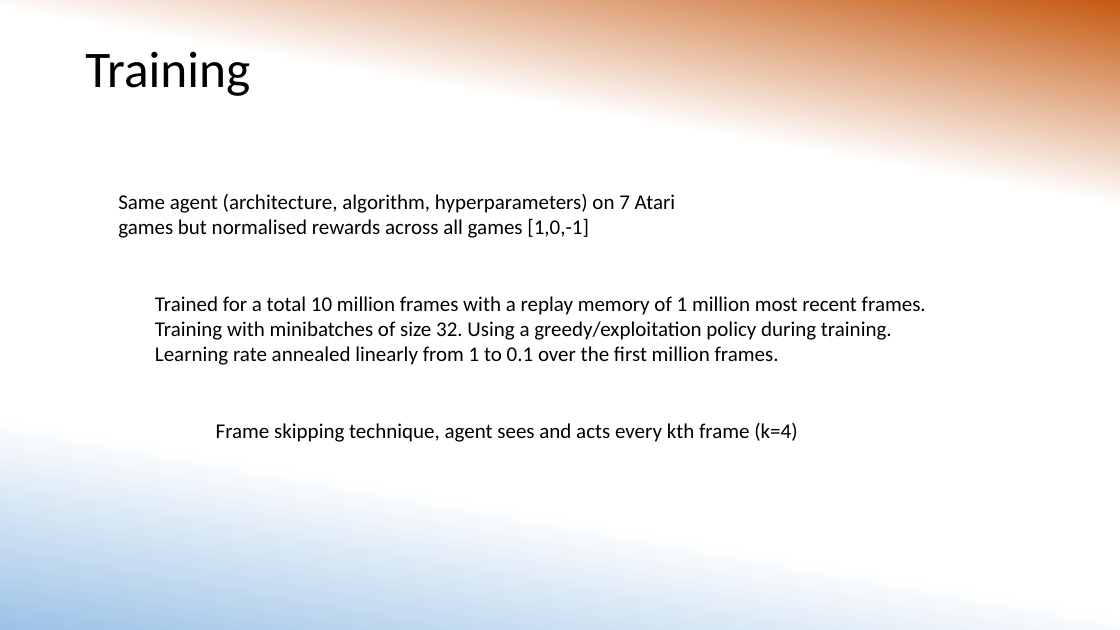
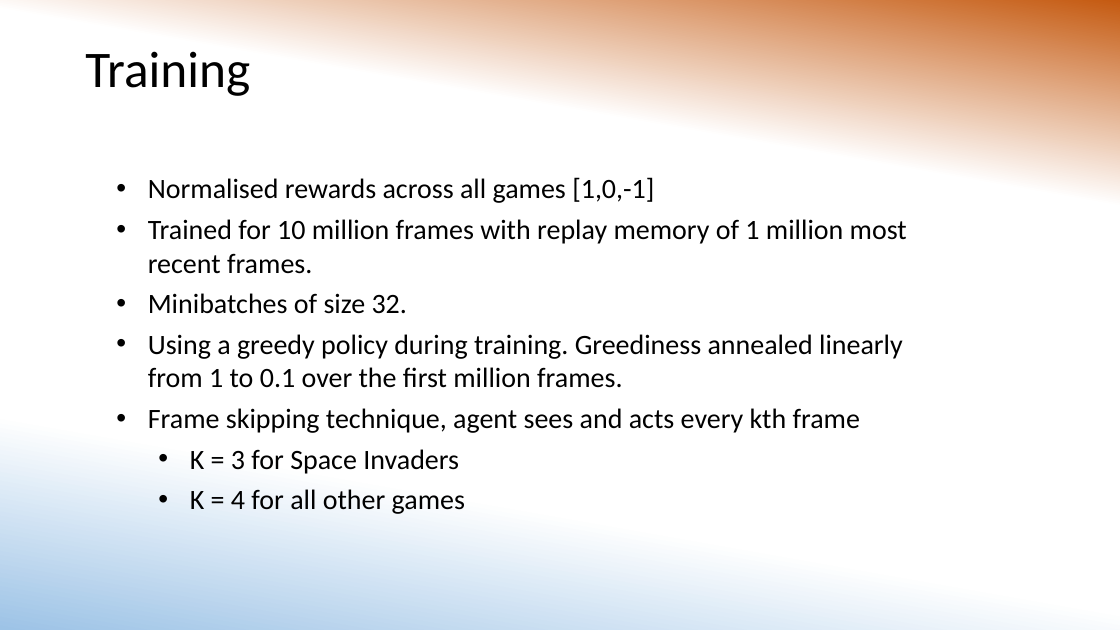
Before and after one commit to MorganMWJ/sem1020-paper-presentations, a slide deck: slide 8 of DQN/dqn_slides.pptx. Drawn at 1120x630 pixels with LibreOffice and Linux fonts; fonts in the diff are those of the drawing. Boxes give left, top, right and bottom in pixels: in the first picture for what was removed or moved away, otherwise in the second. Text is boxed around its words. In the diff, an @@ line names an element or a change of style, - is before the commit and + after.

Commit message:
finished slides

```diff
--- a/DQN/dqn_slides.pptx
+++ b/DQN/dqn_slides.pptx
@@ text at (148,177,907,514): text changed; size 18 to 24 pt @@
-Trained for a total 10 million frames with a replay memory of 1 million most recent frames.
-Training with minibatches of size 32. Using a greedy/exploitation policy during training. Learning rate annealed linearly from 1 to 0.1 over the first million frames.
+• Normalised rewards across all games [1,0,-1]
+• Trained for 10 million frames with replay memory of 1 million most recent frames.
+• Minibatches of size 32.
+• Using a greedy policy during training. Greediness annealed linearly from 1 to 0.1 over the first million frames.
+• Frame skipping technique, agent sees and acts every kth frame
+  • K = 3 for Space Invaders
+  • K = 4 for all other games
@@ text removed at (118,194,676,238) @@
-Same agent (architecture, algorithm, hyperparameters) on 7 Atari games but normalised rewards across all games [1,0,-1]
@@ text removed at (216,423,797,442) @@
-Frame skipping technique, agent sees and acts every kth frame (k=4)
```
Also in this commit, not shown: 4 other slides changed, 1 other file.
